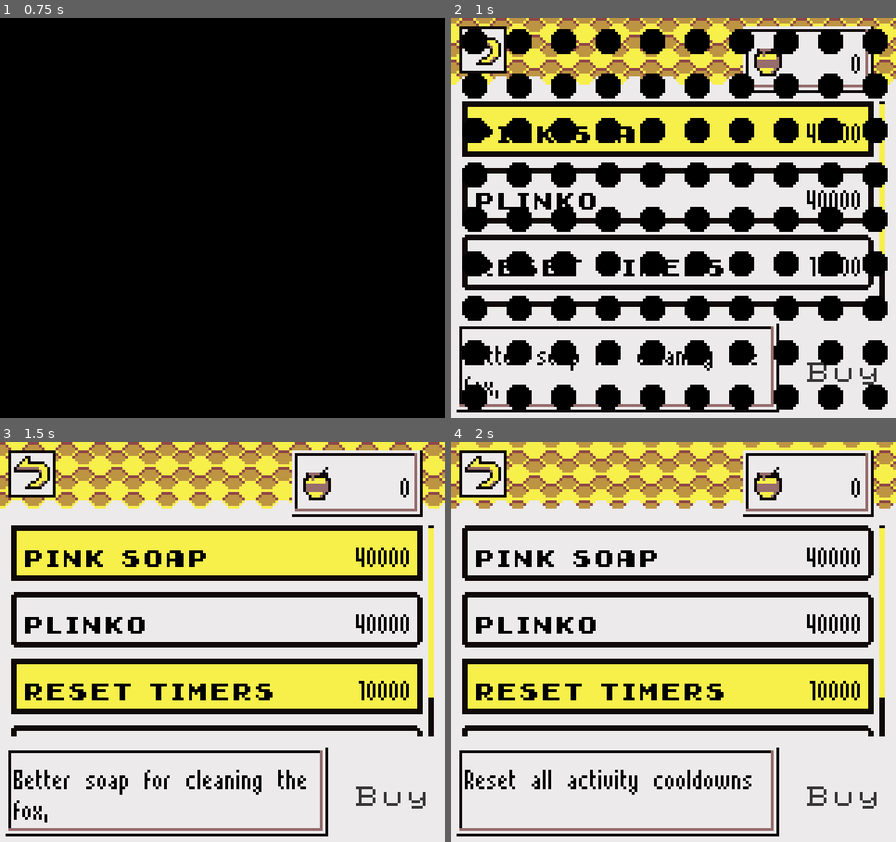
Above: before the commit, frames 1-4 (two rows, left to right).
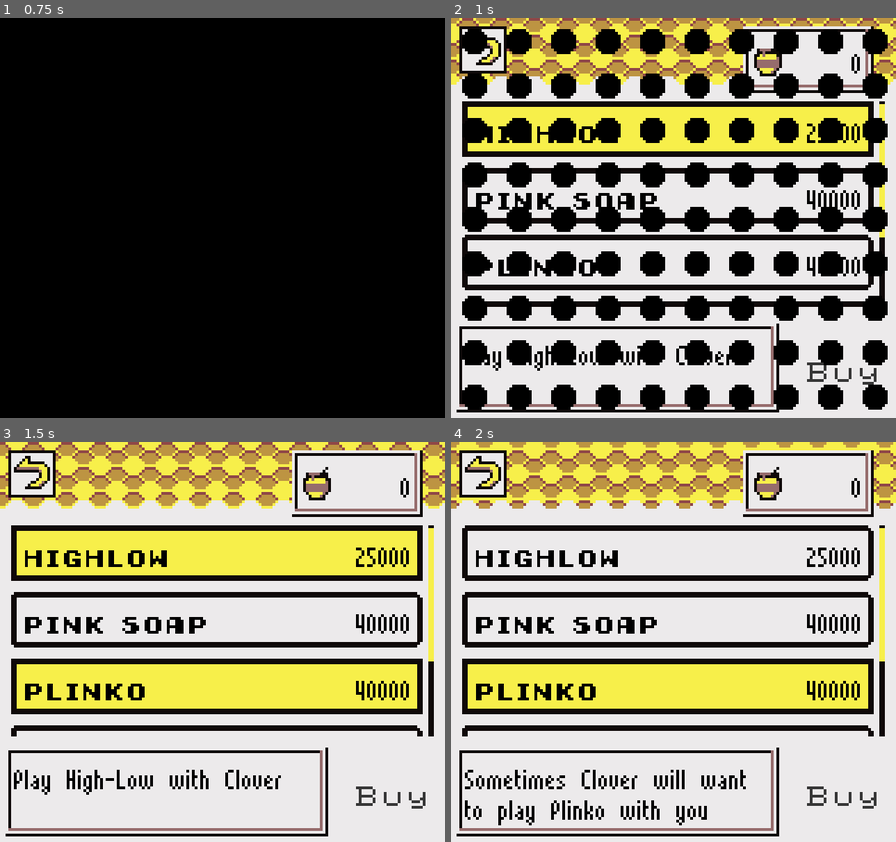
Above: after the commit, the same moments.

Repository: erodozer/pet.clover
Game: Godot game, scene res://scenes/unlockshop/scene.tscn
Same seed, same stepped clock (60 frames per second), same inputs: the game is played once before the commit and once after it. This scene is started directly instead of the project's main scene.
Inputs (mouse positions are in pixels of both pictures, inside the frame that each line leads up to):
- Up to frame 1 (0.75 s): tap Enter at 0.5 s; move the mouse to (320, 198) at 0.52 s; click (320, 198) at 0.67 s
- Up to frame 2 (1 s): no input
- Up to frame 3 (1.5 s): move the mouse to (133, 662) at 1.27 s; click (133, 662) at 1.42 s
- Up to frame 4 (2 s): no input

Frame 1 is identical in both runs. In frame 2, 2.4% of the frame differs, in the area x 3-98%, y 26-96%; in frame 3, 4.2%; in frame 4, 4.8%.

Commit message:
add hi-lo game

Diff:
--- a/scenes/flowershop/scene.gd
+++ b/scenes/flowershop/scene.gd
@@ -27,6 +27,9 @@
 			_give_medicine()
 
 func _on_UIControls_action_pressed(action_type, is_pressed):
+	if not accepting_actions:
+		return
+
 	match action_type:
 		"light":
 			_toggle_lights(is_pressed)
@@ -114,6 +117,8 @@
 	# add unlockable games
 	if GameState.unlocks.get("game.plinko", false):
 		games.append("game_plinko")
+	if GameState.unlocks.get("game.hilo", false):
+		games.append("game_hilo")
 
 	var game = games[randi() % len(games)]
 
--- /dev/null
+++ b/scenes/game_hilo/cards/Card.gd
@@ -0,0 +1,33 @@
+extends Button
+
+export(int, 1, 9) var number = 1 setget _set_card_shape
+
+onready var front = get_node("%Front")
+onready var back = get_node("%Back")
+
+func _ready():
+	front.get_node("Number").text = "%d" % number
+	front.visible = false
+
+func _set_card_shape(value):
+	number = value
+	if not is_inside_tree():
+		return
+	front.get_node("Number").text = "%d" % number
+
+func _toggled(pressed):
+	disabled = pressed # prevent double flipping
+
+	var tween = create_tween()
+
+	tween.tween_property(self, "rect_scale:x", 0.0, 0.1).from(1.0)
+
+	yield(tween, "finished")
+
+	front.visible = pressed
+	back.visible = not pressed
+
+	tween = create_tween()
+	tween.tween_property(self, "rect_scale:x", 1.0, 0.1).from(0.0)
+
+	yield(tween, "finished")
--- /dev/null
+++ b/scenes/game_hilo/cards/Card.tscn
@@ -0,0 +1,55 @@
+[gd_scene load_steps=7 format=2]
+
+[ext_resource path="res://ui/fonts/HelvetiPixel.ttf" type="DynamicFontData" id=1]
+[ext_resource path="res://scenes/game_hilo/cards/card_back.png" type="Texture" id=2]
+[ext_resource path="res://scenes/game_hilo/cards/Card.gd" type="Script" id=3]
+[ext_resource path="res://scenes/game_hilo/cards/card_front.png" type="Texture" id=4]
+
+[sub_resource type="StyleBoxEmpty" id=1]
+
+[sub_resource type="DynamicFont" id=2]
+size = 32
+font_data = ExtResource( 1 )
+
+[node name="Card" type="Button"]
+margin_right = 22.0
+margin_bottom = 31.0
+rect_min_size = Vector2( 22, 31 )
+rect_pivot_offset = Vector2( 11, 15 )
+mouse_filter = 2
+size_flags_horizontal = 0
+size_flags_vertical = 0
+custom_styles/hover = SubResource( 1 )
+custom_styles/pressed = SubResource( 1 )
+custom_styles/focus = SubResource( 1 )
+custom_styles/disabled = SubResource( 1 )
+custom_styles/normal = SubResource( 1 )
+toggle_mode = true
+script = ExtResource( 3 )
+
+[node name="Back" type="TextureRect" parent="."]
+unique_name_in_owner = true
+margin_left = -1.0
+margin_right = 23.0
+margin_bottom = 32.0
+texture = ExtResource( 2 )
+
+[node name="Front" type="TextureRect" parent="."]
+unique_name_in_owner = true
+visible = false
+margin_left = -1.0
+margin_right = 23.0
+margin_bottom = 32.0
+texture = ExtResource( 4 )
+
+[node name="Number" type="Label" parent="Front"]
+anchor_right = 1.0
+anchor_bottom = 1.0
+margin_left = 1.0
+margin_right = -1.0
+margin_bottom = -1.0
+custom_colors/font_color = Color( 0, 0, 0, 1 )
+custom_fonts/font = SubResource( 2 )
+text = "3"
+align = 1
+valign = 1
--- /dev/null
+++ b/scenes/game_hilo/game.gd
@@ -0,0 +1,79 @@
+extends Node
+
+onready var fox = get_node("%Fox")
+
+var started = false
+
+var turns = 5
+var matches = 0
+
+signal guessed(direction)
+
+func _ready():
+	randomize()
+	for i in get_node("%Guesses").get_children():
+		i.connect("pressed", self, "_on_flip", [i])
+	get_node("%TurnCount").text = "%02d" % turns
+	get_node("%MatchCount").text = "%02d" % matches
+
+func _start():
+	_game()
+
+func _game():
+	while turns > 0:
+		yield(get_tree().create_timer(0.5), "timeout")
+		get_node("%TheirCard").pressed = false
+		get_node("%YourCard").pressed = false
+		yield(get_tree().create_timer(0.3), "timeout")
+
+		var their_card = randi() % 10
+		var your_card = randi() % 10
+
+		get_node("%TheirCard").number = their_card + 1
+		get_node("%YourCard").number = your_card + 1
+
+		get_node("%TheirCard").pressed = true
+
+		get_node("%Guesses").visible = true
+		var d = yield(self, "guessed")
+		get_node("%Guesses").visible = false
+
+		get_node("%YourCard").pressed = true
+
+		yield(get_tree().create_timer(0.5), "timeout")
+
+		if (d == "high" and your_card > their_card) or \
+		   (d == "low" and your_card < their_card):
+			fox.play("yelp")
+			yield(fox, "animation_finished")
+			fox.play("sit")
+			matches += 1
+
+		turns -= 1
+
+		get_node("%TurnCount").text = "%02d" % turns
+		get_node("%MatchCount").text = "%02d" % matches
+
+	yield(get_tree().create_timer(1.5), "timeout")
+	game_finished()
+
+func _on_flip(card):
+	if card.name == "High":
+		emit_signal("guessed", "high")
+	else:
+		emit_signal("guessed", "low")
+
+func game_finished():
+	var score = clamp(20 * matches, 10, 100.0)
+
+	GameState.stats = {
+		# boredom goes down relative to speed of success
+		"boredom": GameState.stats.boredom - (score * .7),
+		# also grand bonus Honey as a prize
+		"honey": GameState.stats.honey + score * 7,
+	}
+	GameState.timers = {
+		"play": GameState.now() + 240, # 4 minutes
+	}
+
+	SceneManager.change_scene("flowershop")
--- /dev/null
+++ b/scenes/game_hilo/scene.tscn
@@ -0,0 +1,162 @@
+[gd_scene load_steps=11 format=2]
+
+[ext_resource path="res://ui/fonts/EarlyGameBoySTD.ttf" type="DynamicFontData" id=1]
+[ext_resource path="res://ui/scroll.gdshader" type="Shader" id=2]
+[ext_resource path="res://scenes/game_hilo/game.gd" type="Script" id=3]
+[ext_resource path="res://scenes/game_match/background.png" type="Texture" id=4]
+[ext_resource path="res://scenes/game_hilo/cards/Card.tscn" type="PackedScene" id=5]
+[ext_resource path="res://pet/frames.tres" type="SpriteFrames" id=6]
+[ext_resource path="res://ui/ui_theme.tres" type="Theme" id=7]
+
+[sub_resource type="ShaderMaterial" id=1]
+shader = ExtResource( 2 )
+shader_param/speed_x = 1.0
+shader_param/speed_y = null
+
+[sub_resource type="DynamicFont" id=2]
+font_data = ExtResource( 1 )
+
+[sub_resource type="Theme" id=3]
+Label/colors/font_color = Color( 0, 0, 0, 1 )
+Label/colors/font_color_shadow = Color( 0, 0, 0, 1 )
+Label/colors/font_outline_modulate = Color( 0, 0, 0, 1 )
+Label/constants/line_spacing = 0
+Label/constants/shadow_as_outline = 0
+Label/constants/shadow_offset_x = 0
+Label/constants/shadow_offset_y = 0
+Label/fonts/font = SubResource( 2 )
+Label/styles/normal = null
+
+[node name="HiLo" type="Node" groups=["scene"]]
+script = ExtResource( 3 )
+
+[node name="Background" type="TextureRect" parent="."]
+material = SubResource( 1 )
+anchor_right = 1.0
+anchor_bottom = 1.0
+texture = ExtResource( 4 )
+expand = true
+stretch_mode = 2
+
+[node name="Cards" type="Control" parent="."]
+unique_name_in_owner = true
+anchor_left = 0.5
+anchor_top = 0.5
+anchor_right = 0.5
+anchor_bottom = 0.5
+margin_top = -15.0
+margin_bottom = -15.0
+
+[node name="TheirCard" parent="Cards" instance=ExtResource( 5 )]
+unique_name_in_owner = true
+anchor_left = 0.5
+anchor_top = 0.5
+anchor_right = 0.5
+anchor_bottom = 0.5
+margin_left = -32.0
+margin_top = -29.0
+margin_right = -10.0
+margin_bottom = 2.0
+
+[node name="YourCard" parent="Cards" instance=ExtResource( 5 )]
+unique_name_in_owner = true
+anchor_left = 0.5
+anchor_top = 0.5
+anchor_right = 0.5
+anchor_bottom = 0.5
+margin_left = 7.0
+margin_top = -29.0
+margin_right = 29.0
+margin_bottom = 2.0
+
+[node name="Control" type="Control" parent="."]
+anchor_top = 0.5
+anchor_right = 1.0
+anchor_bottom = 0.5
+margin_top = 18.0
+margin_bottom = 18.0
+theme = ExtResource( 7 )
+
+[node name="HBoxContainer" type="HBoxContainer" parent="Control"]
+anchor_right = 1.0
+anchor_bottom = 1.0
+theme = SubResource( 3 )
+alignment = 1
+
+[node name="HBoxContainer" type="HBoxContainer" parent="Control/HBoxContainer"]
+margin_left = 8.0
+margin_right = 88.0
+margin_bottom = 12.0
+
+[node name="Label" type="Label" parent="Control/HBoxContainer/HBoxContainer"]
+margin_right = 56.0
+margin_bottom = 12.0
+custom_colors/font_color = Color( 1, 1, 1, 1 )
+custom_constants/shadow_offset_x = 1
+custom_constants/shadow_offset_y = 1
+text = "Correct"
+
+[node name="MatchCount" type="Label" parent="Control/HBoxContainer/HBoxContainer"]
+unique_name_in_owner = true
+margin_left = 60.0
+margin_right = 80.0
+margin_bottom = 12.0
+rect_min_size = Vector2( 20, 0 )
+text = "00"
+
+[node name="HBoxContainer2" type="HBoxContainer" parent="Control/HBoxContainer"]
+margin_left = 92.0
+margin_right = 152.0
+margin_bottom = 12.0
+
+[node name="Label" type="Label" parent="Control/HBoxContainer/HBoxContainer2"]
+margin_right = 40.0
+margin_bottom = 12.0
+custom_colors/font_color = Color( 1, 1, 1, 1 )
+custom_constants/shadow_offset_x = 1
+custom_constants/shadow_offset_y = 1
+text = "Cards"
+
+[node name="TurnCount" type="Label" parent="Control/HBoxContainer/HBoxContainer2"]
+unique_name_in_owner = true
+margin_left = 44.0
+margin_right = 60.0
+margin_bottom = 12.0
+rect_min_size = Vector2( 16, 0 )
+text = "00"
+
+[node name="Guesses" type="HBoxContainer" parent="Control"]
+unique_name_in_owner = true
+visible = false
+anchor_top = 1.0
+anchor_right = 1.0
+anchor_bottom = 1.0
+margin_left = 16.0
+margin_top = -16.0
+margin_right = -16.0
+margin_bottom = 3.0
+alignment = 1
+
+[node name="High" type="Button" parent="Control/Guesses"]
+margin_right = 62.0
+margin_bottom = 19.0
+focus_mode = 0
+size_flags_horizontal = 3
+enabled_focus_mode = 0
+text = "High"
+
+[node name="Low" type="Button" parent="Control/Guesses"]
+margin_left = 66.0
+margin_right = 128.0
+margin_bottom = 19.0
+focus_mode = 0
+size_flags_horizontal = 3
+enabled_focus_mode = 0
+text = "Low"
+
+[node name="Fox" type="AnimatedSprite" parent="."]
+unique_name_in_owner = true
+position = Vector2( 80, 124 )
+frames = ExtResource( 6 )
+animation = "sit"
+playing = true
--- a/scenes/unlockshop/UnlockShop.gd
+++ b/scenes/unlockshop/UnlockShop.gd
@@ -5,12 +5,12 @@
 # how small and simple this app is, might
 # as well keep it hard coded as a dictionary
 const UNLOCKS = [
-#	{
-#		"flag": "game.hilo",
-#		"name": "High-Low",
-#		"price": 25000,
-#		"description": "Play High-Low with Clover"
-#	},
+	{
+		"flag": "game.hilo",
+		"name": "High-Low",
+		"price": 25000,
+		"description": "Play High-Low with Clover"
+	},
 #	{
 #		"flag": "food.burger",
 #		"name": "Burger",
--- a/ui/ui_theme.tres
+++ b/ui/ui_theme.tres
@@ -41,6 +41,8 @@
 [sub_resource type="StyleBoxFlat" id=9]
 content_margin_left = 4.0
 content_margin_right = 4.0
+content_margin_top = 3.0
+content_margin_bottom = 4.0
 bg_color = Color( 0.92549, 0.917647, 0.921569, 1 )
 border_width_left = 2
 border_width_top = 2
Binary file added: scenes/game_hilo/cards/card_back.png
Not shown, added: scenes/game_hilo/cards/card_back.png.import
Binary file added: scenes/game_hilo/cards/card_front.png
Not shown, added: scenes/game_hilo/cards/card_front.png.import
